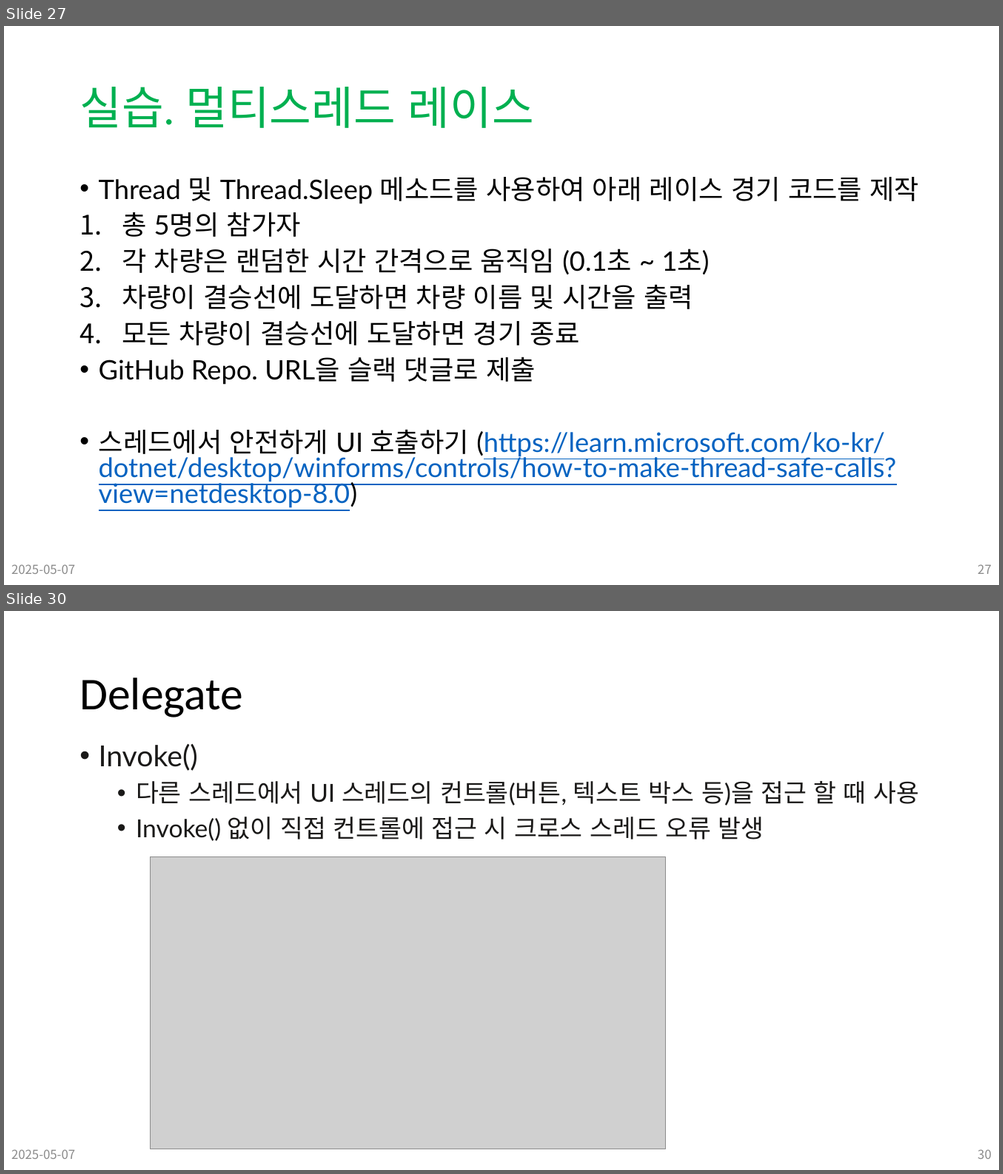
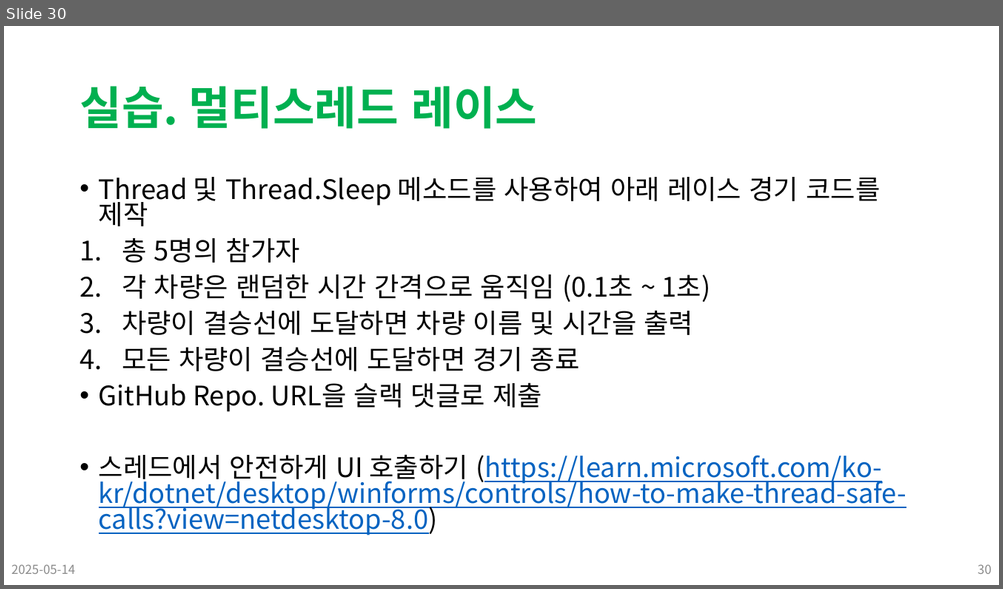
Before and after one commit to Leader-Lesson/KDT_SF_Short_5th, a slide deck: material/14_CSharp_심화문법 (컬렉션).pptx. Shown one above the other, each under a label of ours: slides 27 and 30 before the commit, slide 30 after it; the slides between them are not shown. The pictures are 1003x1174 and 1003x589 pixels, drawn with LibreOffice and Linux fonts; fonts in the diff are those of the drawing; grey boxes stand for pictures; background and template pictures are left out. Boxes give left, top, right and bottom in pixels: in the first picture for what was removed or moved away, otherwise in the second. Text is boxed around its words. In the diff, an @@ line names an element or a change of style, - is before the commit and + after.

```diff
--- a/material/14_CSharp_심화문법 (컬렉션).pptx
+++ b/material/14_CSharp_심화문법 (컬렉션).pptx
@@ slide 30 removed at (4, 611, 999, 1170), background #FFFFFF @@
@@ title removed at (79, 678, 243, 718) @@
-Delegate
@@ text removed at (99, 743, 919, 841) @@
-• Invoke()
-  • 다른 스레드에서 UI 스레드의 컨트롤(버튼, 텍스트 박스 등)을 접근 할 때 사용
-  • Invoke() 없이 직접 컨트롤에 접근 시 크로스 스레드 오류 발생
@@ picture removed at (151, 857, 665, 1149) @@
@@ text removed at (11, 1150, 75, 1159) @@
-2025-05-07
@@ page number removed at (977, 1150, 991, 1159) @@
-30
@@ what was slide 27 is now slide 30 @@
@@ slide 30 changed as well @@
@@ title "실습. 멀티스레드 레이스" at (79, 86, 538, 129): font Calibri to Noto Sans CJK KR, bold on @@
@@ text "Thread 및 Thread.Sleep 메소드를 사용하여 ..." at (99, 177, 906, 536): font Lato to Noto Sans CJK KR @@
@@ text at (11, 565, 75, 574): text changed @@
-2025-05-07
+2025-05-14
@@ page number at (977, 565, 991, 574): text changed @@
-27
+30
```
Also in this commit, not shown: 26 other slides changed, 3 slides added, 15 other slides removed, 27 other files.
